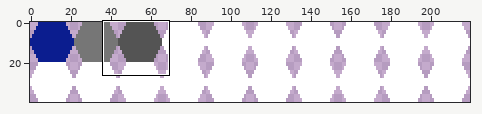
Two states of a sprite sheet, assets/hexaTerrain.png. Above, an overview of the earlier version with the close-up marked.
Close-up. Before the commit:
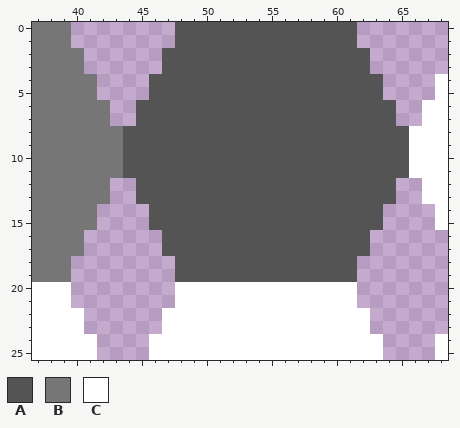
The file is 220x40 pixels. Colours within 5 levels of each other are drawn and written as one. Shown: x 37..68, y 0..25.
Palette (. is transparent): A #545454  B #767676  C #ffffff
Pixels before, first column x 37:
 0 BBB........AAAAAAAAAAAAAA.......
 1 BBB........AAAAAAAAAAAAAA.......
 2 BBBB......AAAAAAAAAAAAAAAA......
 3 BBBB......AAAAAAAAAAAAAAAA......
 4 BBBBB....AAAAAAAAAAAAAAAAAA....C
 5 BBBBB....AAAAAAAAAAAAAAAAAA....C
 6 BBBBBB..AAAAAAAAAAAAAAAAAAAA..CC
 7 BBBBBB..AAAAAAAAAAAAAAAAAAAA..CC
 8 BBBBBBBAAAAAAAAAAAAAAAAAAAAAACCC
 9 BBBBBBBAAAAAAAAAAAAAAAAAAAAAACCC
10 BBBBBBBAAAAAAAAAAAAAAAAAAAAAACCC
11 BBBBBBBAAAAAAAAAAAAAAAAAAAAAACCC
12 BBBBBB..AAAAAAAAAAAAAAAAAAAA..CC
13 BBBBBB..AAAAAAAAAAAAAAAAAAAA..CC
14 BBBBB....AAAAAAAAAAAAAAAAAA....C
15 BBBBB....AAAAAAAAAAAAAAAAAA....C
16 BBBB......AAAAAAAAAAAAAAAA......
17 BBBB......AAAAAAAAAAAAAAAA......
18 BBB........AAAAAAAAAAAAAA.......
19 BBB........AAAAAAAAAAAAAA.......
20 CCC........CCCCCCCCCCCCCC.......
21 CCC........CCCCCCCCCCCCCC.......
22 CCCC......CCCCCCCCCCCCCCCC......
23 CCCC......CCCCCCCCCCCCCCCC......
24 CCCCC....CCCCCCCCCCCCCCCCCC....C
25 CCCCC....CCCCCCCCCCCCCCCCCC....C
The same view after the edit:
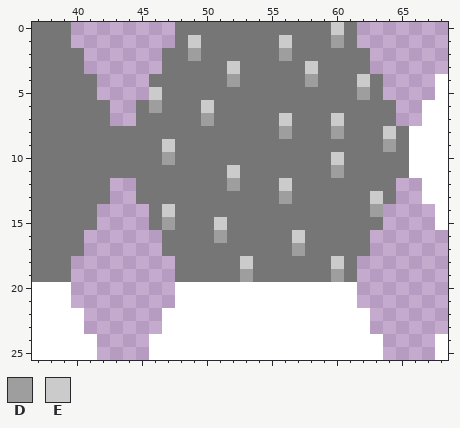
Colours new in this view: D #9e9e9e  E #cbcbcb
The edit:
Changed rows in their new state; - is an unchanged pixel.
first column x 44:
 0 ----BBBBBBBBBBBBEB----
 1 ----BEBBBBBBEBBBDB----
 2 ---BBDBBBBBBDBBBBBB---
 3 ---BBBBBEBBBBBEBBBB---
 4 --BBBBBBDBBBBBDBBBEB--
 5 --EBBBBBBBBBBBBBBBDB--
 6 -BDBBBEBBBBBBBBBBBBBB-
 7 -BBBBBDBBBBBEBBBEBBBB-
 8 BBBBBBBBBBBBDBBBDBBBEB
 9 BBBEBBBBBBBBBBBBBBBBDB
10 BBBDBBBBBBBBBBBBEBBBBB
11 BBBBBBBBEBBBBBBBDBBBBB
12 -BBBBBBBDBBBEBBBBBBBB-
13 -BBBBBBBBBBBDBBBBBBEB-
14 --BEBBBBBBBBBBBBBBBD--
15 --BDBBBEBBBBBBBBBBBB--
16 ---BBBBDBBBBBEBBBBB---
17 ---BBBBBBBBBBDBBBBB---
18 ----BBBBBEBBBBBBEB----
19 ----BBBBBDBBBBBBDB----
